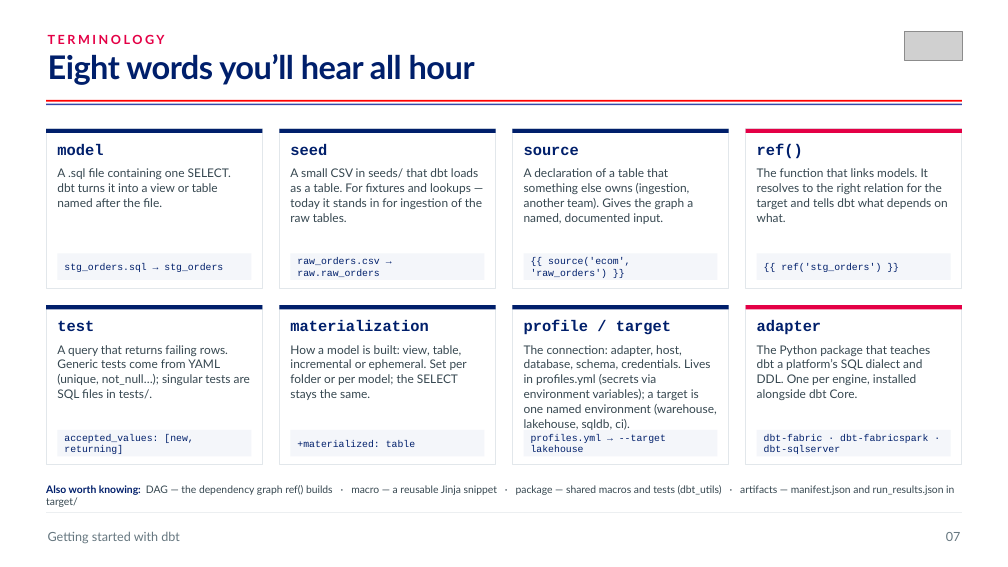
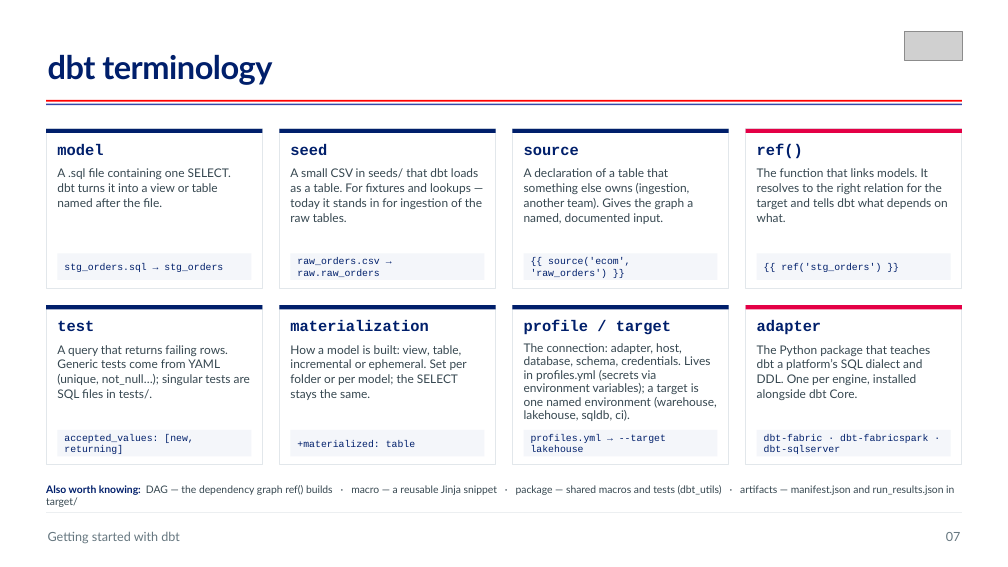
Before and after one commit to aboerger/getting-started-with-dbt, a slide deck: slide 7 of sql-as-software-getting-started-with-dbt.pptx. Drawn at 1008x567 pixels with LibreOffice and Linux fonts; fonts in the diff are those of the drawing; grey boxes stand for pictures. Boxes give left, top, right and bottom in pixels: in the first picture for what was removed or moved away, otherwise in the second. Text is boxed around its words. In the diff, an @@ line names an element or a change of style, - is before the commit and + after.

```diff
--- a/sql-as-software-getting-started-with-dbt.pptx
+++ b/sql-as-software-getting-started-with-dbt.pptx
@@ text at [48, 54, 272, 85]: text changed @@
-Eight words you’ll hear all hour
+dbt terminology
@@ text removed at [48, 34, 165, 44] @@
-TERMINOLOGY
@@ text "The connection: adapter, host, database, ..." at [524, 343, 717, 421]: line spacing 1.04 to 0.94 @@
```
Also in this commit, not shown: 16 other slides changed, 4 other files.
